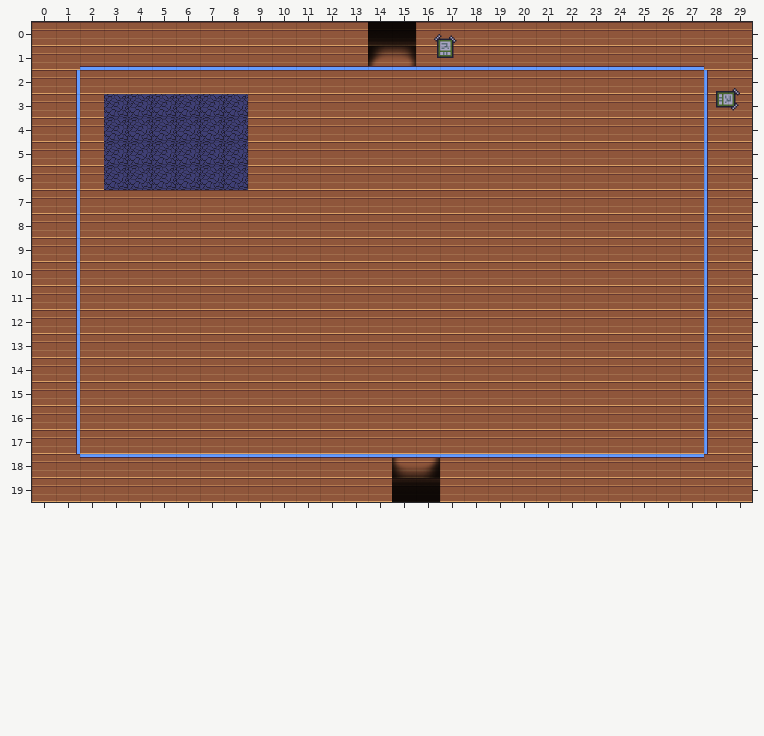
One commit to this Tiled map: maps/living room/living room.tmx. Above: the version before the commit.
Cells are 32x32 px. Shown: x 0..29, y 0..19.
And afterwards:
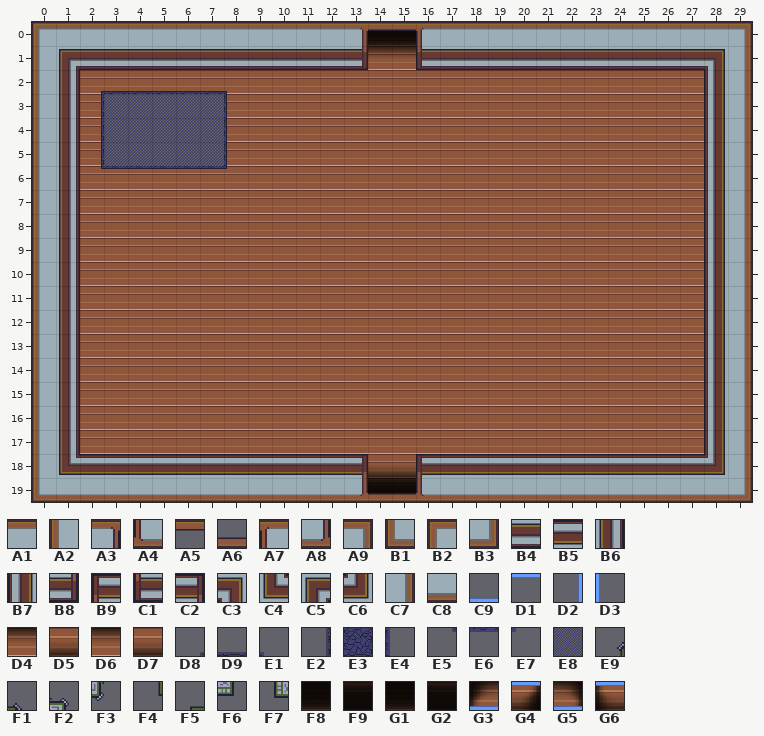
Key: from "Gather Conference 0.x": A1 705, A2 705 turned 270, A3 713, A4 713 turned 180, A5 714, A6 714 turned 180, A7 716, A8 716 turned 180, A9 726, B1 726 turned 180, B2 726 turned 270, B3 726 turned 90, B4 737, B5 737 turned 180, B6 737 turned 270, B7 737 turned 90, B8 745, B9 745 turned 180, C1 748, C2 748 turned 180, C3 757, C4 757 turned 180, C5 757 turned 270, C6 757 turned 90, C7 758, C8 758 turned 90, C9 809, D1 809 turned 180, D2 813 turned 270, D3 813 turned 90; from "Gather Games 0.x": D4 925, D5 925 turned 180, D6 926, D7 926 turned 180; from "Gather University 0.x": D8 14, D9 15, E1 16, E2 43, E3 44, E4 45, E5 72, E6 73, E7 74, E8 111, E9 222, F1 222 turned 90, F2 223, F3 223 turned 90, F4 251, F5 251 turned 90, F6 252, F7 252 turned 90, F8 432, F9 432 turned 180, G1 433, G2 433 turned 180, G3 460, G4 460 turned 180, G5 463, G6 463 turned 180.
__ is an empty cell.
Tiles of an added or newly shown layer are drawn over the layers below it.
See-through tiles are keyed as they look on the map.
Change:
Layer "floor 2" (removed):
y 0: x 14..15 F8 G1 -> __ __
y 1: x 14..15 G3 G5 -> __ __
y 3..6: x 3..8 E3 E3 E3 E3 E3 E3 -> __ __ __ __ __ __
y 18: x 15..16 G6 G4 -> __ __
y 19: x 15..16 G2 F9 -> __ __
Layer "floors 2" (added):
y 0: x 14..15 __ __ -> G1 G1
y 1: x 14..15 __ __ -> D4 D6
y 2: x 2..8 __ __ __ __ __ __ __ -> D8 D9 D9 D9 D9 D9 E1
y 3..5: x 2..8 __ __ __ __ __ __ __ -> E2 E8 E8 E8 E8 E8 E4
y 6: x 2..8 __ __ __ __ __ __ __ -> E5 E6 E6 E6 E6 E6 E7
y 18: x 14..15 __ __ -> D7 D5
y 19: x 14..15 __ __ -> G2 G2
Layer "walls":
y 0: x 0..29 __ __ __ __ __ __ __ __ __ __ __ __ __ __ __ __ __ __ __ __ __ __ __ __ __ __ __ __ __ __ -> B2 A1 A1 A1 A1 A1 A1 A1 A1 A1 A1 A1 A1 A3 A5 A5 A7 A1 A1 A1 A1 A1 A1 A1 A1 A1 A1 A1 A1 A9
y 1: x 0..29 __ __ C9 C9 C9 C9 C9 C9 C9 C9 C9 C9 C9 C9 C9 C9 C9 C9 C9 C9 C9 C9 C9 C9 C9 C9 C9 C9 __ __ -> A2 C5 B4 B4 B4 B4 B4 B4 B4 B4 B4 B4 B4 B8 __ __ C1 B4 B4 B4 B4 B4 B4 B4 B4 B4 B4 B4 C3 C7
y 2..17: x 0..1 __ D2 -> A2 B6; x 28..29 D3 __ -> B7 C7
y 18: x 0..29 __ __ D1 D1 D1 D1 D1 D1 D1 D1 D1 D1 D1 D1 D1 D1 D1 D1 D1 D1 D1 D1 D1 D1 D1 D1 D1 D1 __ __ -> A2 C4 B5 B5 B5 B5 B5 B5 B5 B5 B5 B5 B5 C2 __ __ B9 B5 B5 B5 B5 B5 B5 B5 B5 B5 B5 B5 C6 C7
y 19: x 0..29 __ __ __ __ __ __ __ __ __ __ __ __ __ __ __ __ __ __ __ __ __ __ __ __ __ __ __ __ __ __ -> B1 C8 C8 C8 C8 C8 C8 C8 C8 C8 C8 C8 C8 A8 A6 A6 A4 C8 C8 C8 C8 C8 C8 C8 C8 C8 C8 C8 C8 B3
Layer "furniture" (removed):
y 0: x 16..17 E9 F2 -> __ __
y 1: x 16..17 F4 F6 -> __ __
y 2: x 28..29 F5 F1 -> __ __
y 3: x 28..29 F7 F3 -> __ __
